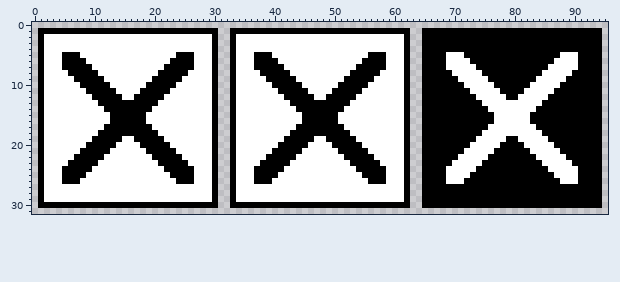
Two states of a pixel-art file, assets/gui/close_button.aseprite. Above: the version before the commit.
96x32 pixels, 1 frame.
Now the later version:
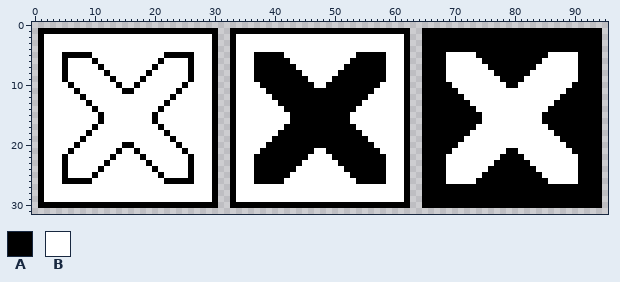
Palette (. is transparent): A #000000  B #ffffff
Difference:
--- layer "Layer 2"
@@ x 0..95 @@
  4 .ABBBBBBBBBBBBBBBBBBBBBBBBBBBBA..ABBBBBBBBBBBBBBBBBBBBBBBBBBBBA..AAAAAAAAAAAAAAAAAAAAAAAAAAAAAA.
- 5 .ABBBAAABBBBBBBBBBBBBBBBAAABBBA..ABBBAAABBBBBBBBBBBBBBBBAAABBBA..AAAABBBAAAAAAAAAAAAAAAABBBAAAA.
- 6 .ABBBAAAABBBBBBBBBBBBBBAAAABBBA..ABBBAAAABBBBBBBBBBBBBBAAAABBBA..AAAABBBBAAAAAAAAAAAAAABBBBAAAA.
- 7 .ABBBAAAAABBBBBBBBBBBBAAAAABBBA..ABBBAAAAABBBBBBBBBBBBAAAAABBBA..AAAABBBBBAAAAAAAAAAAABBBBBAAAA.
- 8 .ABBBBAAAAABBBBBBBBBBAAAAABBBBA..ABBBBAAAAABBBBBBBBBBAAAAABBBBA..AAAAABBBBBAAAAAAAAAABBBBBAAAAA.
- 9 .ABBBBBAAAAABBBBBBBBAAAAABBBBBA..ABBBBBAAAAABBBBBBBBAAAAABBBBBA..AAAAAABBBBBAAAAAAAABBBBBAAAAAA.
-10 .ABBBBBBAAAAABBBBBBAAAAABBBBBBA..ABBBBBBAAAAABBBBBBAAAAABBBBBBA..AAAAAAABBBBBAAAAAABBBBBAAAAAAA.
-11 .ABBBBBBBAAAAABBBBAAAAABBBBBBBA..ABBBBBBBAAAAABBBBAAAAABBBBBBBA..AAAAAAAABBBBBAAAABBBBBAAAAAAAA.
-12 .ABBBBBBBBAAAAABBAAAAABBBBBBBBA..ABBBBBBBBAAAAABBAAAAABBBBBBBBA..AAAAAAAAABBBBBAABBBBBAAAAAAAAA.
-13 .ABBBBBBBBBAAAAAAAAAABBBBBBBBBA..ABBBBBBBBBAAAAAAAAAABBBBBBBBBA..AAAAAAAAAABBBBBBBBBBAAAAAAAAAA.
-14 .ABBBBBBBBBBAAAAAAAABBBBBBBBBBA..ABBBBBBBBBBAAAAAAAABBBBBBBBBBA..AAAAAAAAAAABBBBBBBBAAAAAAAAAAA.
-15 .ABBBBBBBBBBBAAAAAABBBBBBBBBBBA..ABBBBBBBBBBBAAAAAABBBBBBBBBBBA..AAAAAAAAAAAABBBBBBAAAAAAAAAAAA.
-16 .ABBBBBBBBBBBAAAAAABBBBBBBBBBBA..ABBBBBBBBBBBAAAAAABBBBBBBBBBBA..AAAAAAAAAAAABBBBBBAAAAAAAAAAAA.
-17 .ABBBBBBBBBBAAAAAAAABBBBBBBBBBA..ABBBBBBBBBBAAAAAAAABBBBBBBBBBA..AAAAAAAAAAABBBBBBBBAAAAAAAAAAA.
-18 .ABBBBBBBBBAAAAAAAAAABBBBBBBBBA..ABBBBBBBBBAAAAAAAAAABBBBBBBBBA..AAAAAAAAAABBBBBBBBBBAAAAAAAAAA.
-19 .ABBBBBBBBAAAAABBAAAAABBBBBBBBA..ABBBBBBBBAAAAABBAAAAABBBBBBBBA..AAAAAAAAABBBBBAABBBBBAAAAAAAAA.
-20 .ABBBBBBBAAAAABBBBAAAAABBBBBBBA..ABBBBBBBAAAAABBBBAAAAABBBBBBBA..AAAAAAAABBBBBAAAABBBBBAAAAAAAA.
-21 .ABBBBBBAAAAABBBBBBAAAAABBBBBBA..ABBBBBBAAAAABBBBBBAAAAABBBBBBA..AAAAAAABBBBBAAAAAABBBBBAAAAAAA.
-22 .ABBBBBAAAAABBBBBBBBAAAAABBBBBA..ABBBBBAAAAABBBBBBBBAAAAABBBBBA..AAAAAABBBBBAAAAAAAABBBBBAAAAAA.
-23 .ABBBBAAAAABBBBBBBBBBAAAAABBBBA..ABBBBAAAAABBBBBBBBBBAAAAABBBBA..AAAAABBBBBAAAAAAAAAABBBBBAAAAA.
-24 .ABBBAAAAABBBBBBBBBBBBAAAAABBBA..ABBBAAAAABBBBBBBBBBBBAAAAABBBA..AAAABBBBBAAAAAAAAAAAABBBBBAAAA.
-25 .ABBBAAAABBBBBBBBBBBBBBAAAABBBA..ABBBAAAABBBBBBBBBBBBBBAAAABBBA..AAAABBBBAAAAAAAAAAAAAABBBBAAAA.
-26 .ABBBAAABBBBBBBBBBBBBBBBAAABBBA..ABBBAAABBBBBBBBBBBBBBBBAAABBBA..AAAABBBAAAAAAAAAAAAAAAABBBAAAA.
+ 5 .ABBBAAAAABBBBBBBBBBBBAAAAABBBA..ABBBAAAAABBBBBBBBBBBBAAAAABBBA..AAAABBBBBAAAAAAAAAAAABBBBBAAAA.
+ 6 .ABBBABBBBABBBBBBBBBBABBBBABBBA..ABBBAAAAAABBBBBBBBBBAAAAAABBBA..AAAABBBBBBAAAAAAAAAABBBBBBAAAA.
+ 7 .ABBBABBBBBABBBBBBBBABBBBBABBBA..ABBBAAAAAAABBBBBBBBAAAAAAABBBA..AAAABBBBBBBAAAAAAAABBBBBBBAAAA.
+ 8 .ABBBABBBBBBABBBBBBABBBBBBABBBA..ABBBAAAAAAAABBBBBBAAAAAAAABBBA..AAAABBBBBBBBAAAAAABBBBBBBBAAAA.
+ 9 .ABBBABBBBBBBABBBBABBBBBBBABBBA..ABBBAAAAAAAAABBBBAAAAAAAAABBBA..AAAABBBBBBBBBAAAABBBBBBBBBAAAA.
+10 .ABBBBABBBBBBBABBABBBBBBBABBBBA..ABBBBAAAAAAAAABBAAAAAAAAABBBBA..AAAAABBBBBBBBBAABBBBBBBBBAAAAA.
+11 .ABBBBBABBBBBBBAABBBBBBBABBBBBA..ABBBBBAAAAAAAAAAAAAAAAAABBBBBA..AAAAAABBBBBBBBBBBBBBBBBBAAAAAA.
+12 .ABBBBBBABBBBBBBBBBBBBBABBBBBBA..ABBBBBBAAAAAAAAAAAAAAAABBBBBBA..AAAAAAABBBBBBBBBBBBBBBBAAAAAAA.
+13 .ABBBBBBBABBBBBBBBBBBBABBBBBBBA..ABBBBBBBAAAAAAAAAAAAAABBBBBBBA..AAAAAAAABBBBBBBBBBBBBBAAAAAAAA.
+14 .ABBBBBBBBABBBBBBBBBBABBBBBBBBA..ABBBBBBBBAAAAAAAAAAAABBBBBBBBA..AAAAAAAAABBBBBBBBBBBBAAAAAAAAA.
+15 .ABBBBBBBBBABBBBBBBBABBBBBBBBBA..ABBBBBBBBBAAAAAAAAAABBBBBBBBBA..AAAAAAAAAABBBBBBBBBBAAAAAAAAAA.
+16 .ABBBBBBBBBABBBBBBBBABBBBBBBBBA..ABBBBBBBBBAAAAAAAAAABBBBBBBBBA..AAAAAAAAAABBBBBBBBBBAAAAAAAAAA.
+17 .ABBBBBBBBABBBBBBBBBBABBBBBBBBA..ABBBBBBBBAAAAAAAAAAAABBBBBBBBA..AAAAAAAAABBBBBBBBBBBBAAAAAAAAA.
+18 .ABBBBBBBABBBBBBBBBBBBABBBBBBBA..ABBBBBBBAAAAAAAAAAAAAABBBBBBBA..AAAAAAAABBBBBBBBBBBBBBAAAAAAAA.
+19 .ABBBBBBABBBBBBBBBBBBBBABBBBBBA..ABBBBBBAAAAAAAAAAAAAAAABBBBBBA..AAAAAAABBBBBBBBBBBBBBBBAAAAAAA.
+20 .ABBBBBABBBBBBBAABBBBBBBABBBBBA..ABBBBBAAAAAAAAAAAAAAAAAABBBBBA..AAAAAABBBBBBBBBBBBBBBBBBAAAAAA.
+21 .ABBBBABBBBBBBABBABBBBBBBABBBBA..ABBBBAAAAAAAAABBAAAAAAAAABBBBA..AAAAABBBBBBBBBAABBBBBBBBBAAAAA.
+22 .ABBBABBBBBBBABBBBABBBBBBBABBBA..ABBBAAAAAAAAABBBBAAAAAAAAABBBA..AAAABBBBBBBBBAAAABBBBBBBBBAAAA.
+23 .ABBBABBBBBBABBBBBBABBBBBBABBBA..ABBBAAAAAAAABBBBBBAAAAAAAABBBA..AAAABBBBBBBBAAAAAABBBBBBBBAAAA.
+24 .ABBBABBBBBABBBBBBBBABBBBBABBBA..ABBBAAAAAAABBBBBBBBAAAAAAABBBA..AAAABBBBBBBAAAAAAAABBBBBBBAAAA.
+25 .ABBBABBBBABBBBBBBBBBABBBBABBBA..ABBBAAAAAABBBBBBBBBBAAAAAABBBA..AAAABBBBBBAAAAAAAAAABBBBBBAAAA.
+26 .ABBBAAAAABBBBBBBBBBBBAAAAABBBA..ABBBAAAAABBBBBBBBBBBBAAAAABBBA..AAAABBBBBAAAAAAAAAAAABBBBBAAAA.
 27 .ABBBBBBBBBBBBBBBBBBBBBBBBBBBBA..ABBBBBBBBBBBBBBBBBBBBBBBBBBBBA..AAAAAAAAAAAAAAAAAAAAAAAAAAAAAA.
Pixel boxes of the changes (left, top, right, bottom) in both pictures:
changed: (62, 52, 194, 184)
changed: (254, 52, 386, 184)
changed: (446, 52, 578, 184)
